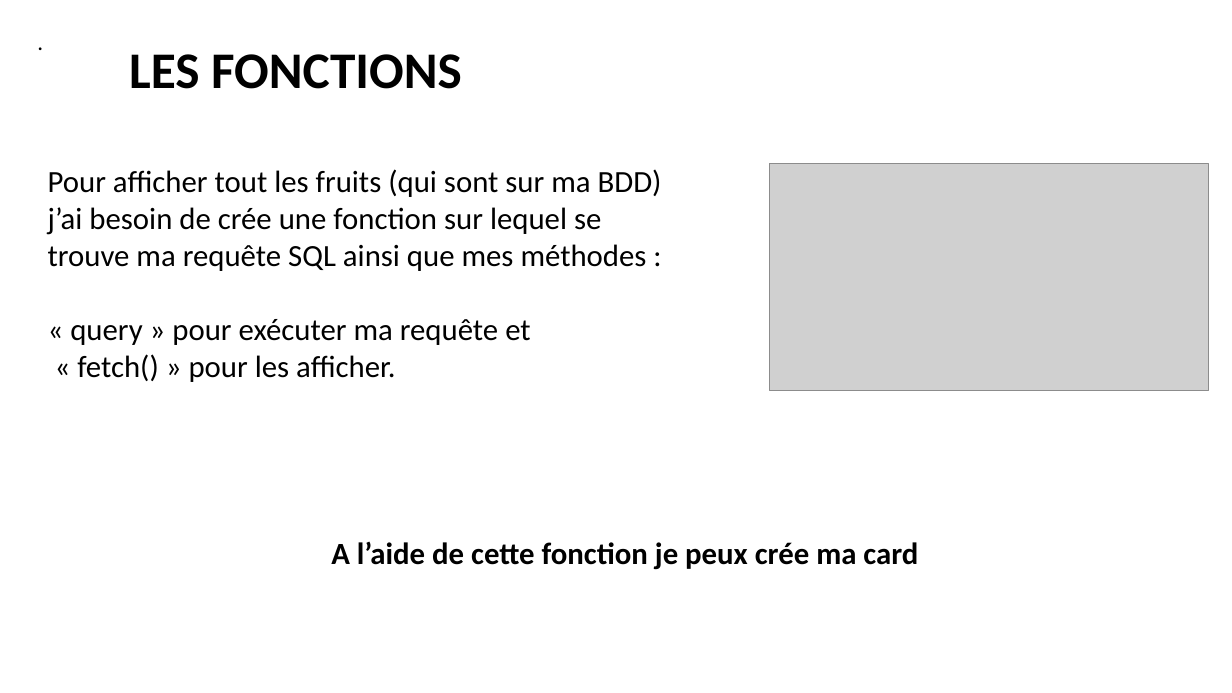
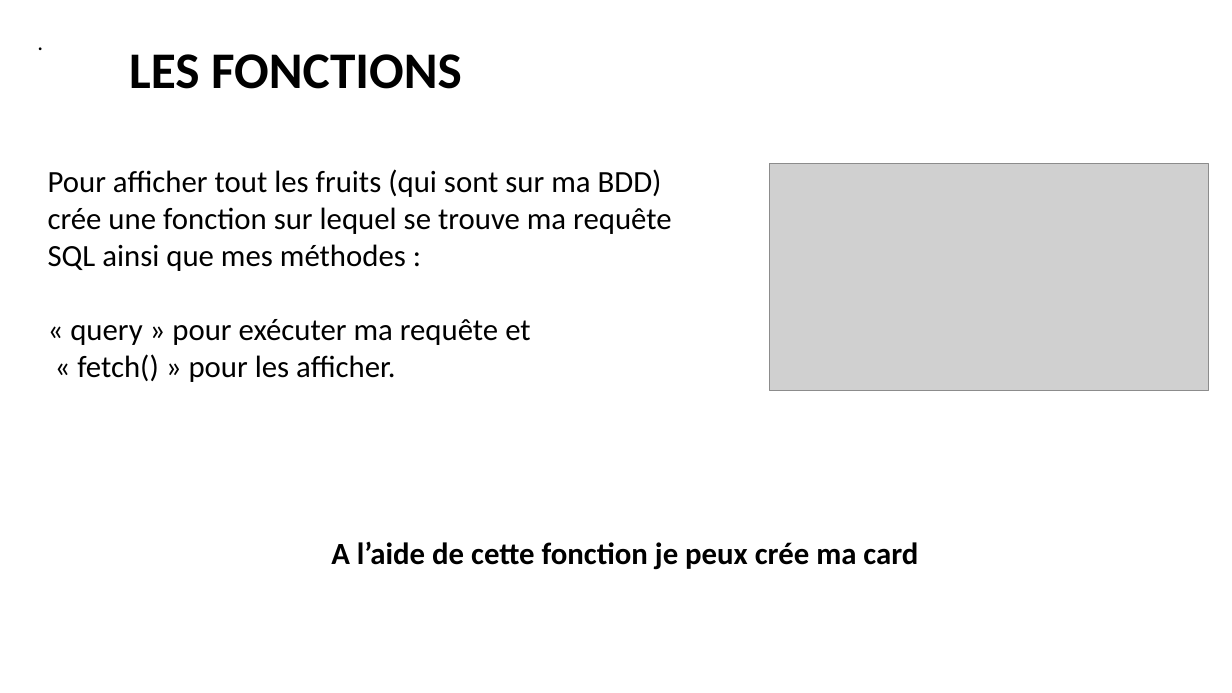
Before and after one commit to yamsmdj/OnePiece, a slide deck: slide 6 of bd/ONE PIECE.pptx. Drawn at 1232x693 pixels with LibreOffice and Linux fonts; fonts in the diff are those of the drawing; grey boxes stand for pictures. Boxes give left, top, right and bottom in pixels: in the first picture for what was removed or moved away, otherwise in the second. Text is boxed around its words. In the diff, an @@ line names an element or a change of style, - is before the commit and + after.

```diff
--- a/bd/ONE PIECE.pptx
+++ b/bd/ONE PIECE.pptx
@@ text at (x1=48, y1=169, x2=671, y2=271): text changed @@
-Pour afficher tout les fruits (qui sont sur ma BDD) j’ai besoin de crée une fonction sur lequel se trouve ma requête SQL ainsi que mes méthodes :
+Pour afficher tout les fruits (qui sont sur ma BDD) crée une fonction sur lequel se trouve ma requête SQL ainsi que mes méthodes :
```
Also in this commit, not shown: 8 other slides changed, 3 other files.
